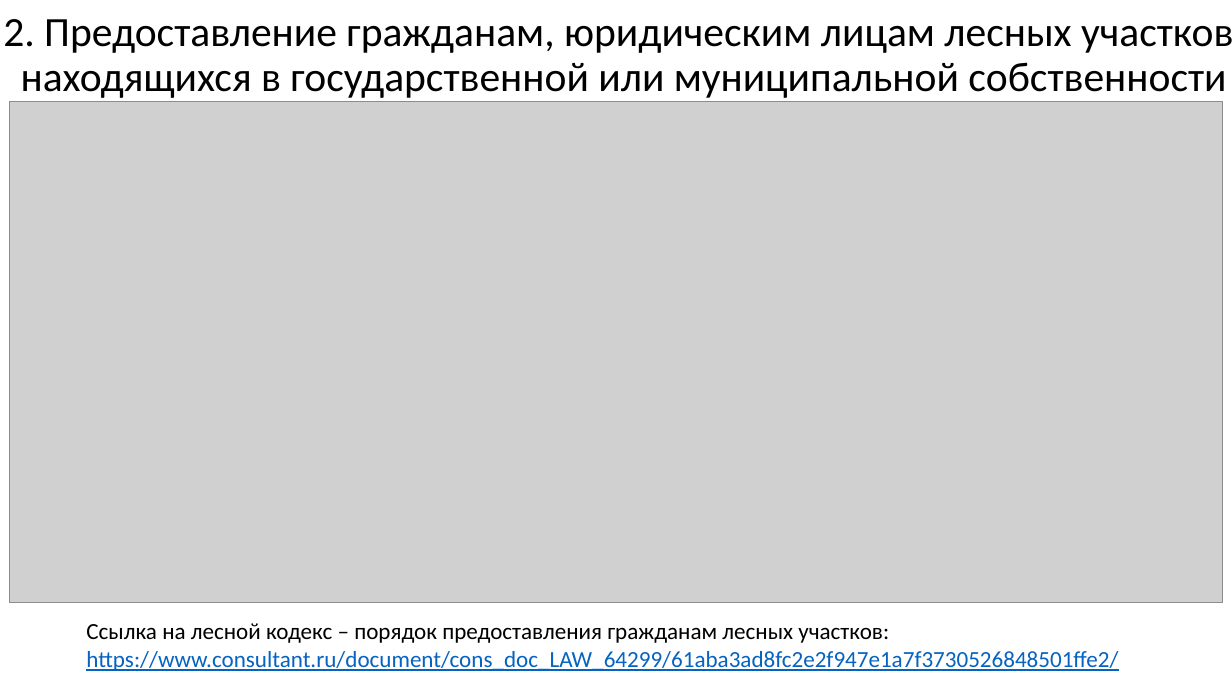
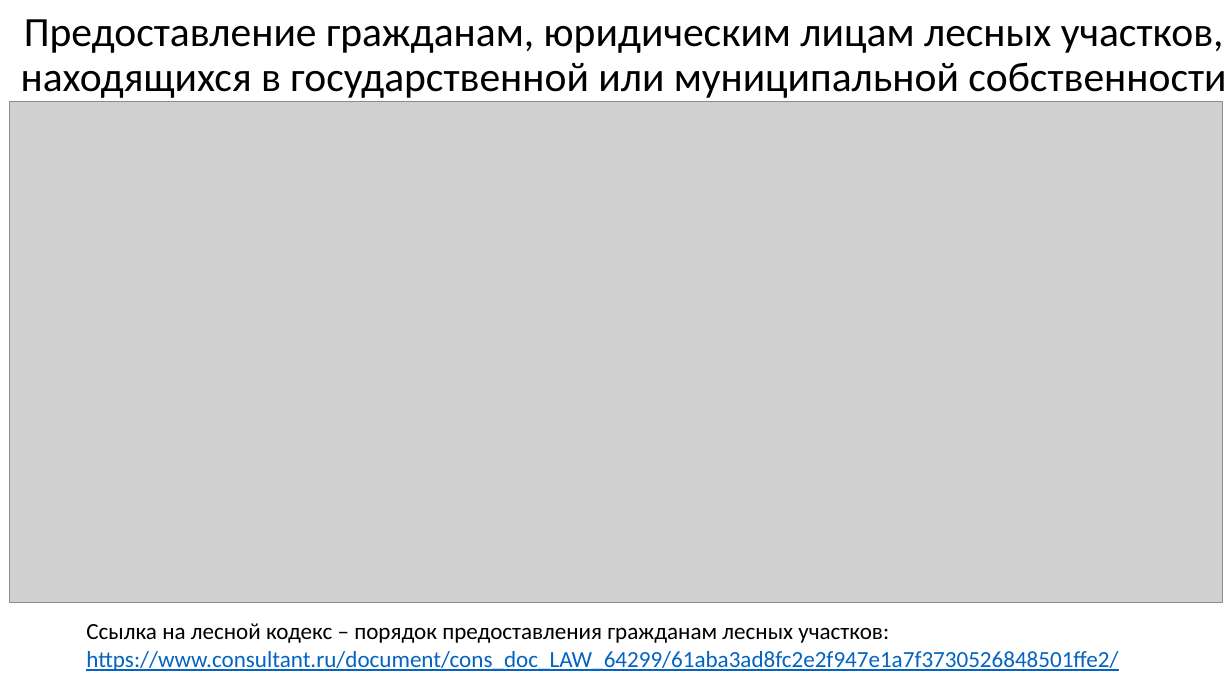
Before and after one commit to mcdodik20008/docs, a slide deck: slide 5 of база-знаний/Презентация.pptx (slide 6 before the commit). Drawn at 1232x693 pixels with LibreOffice and Linux fonts; fonts in the diff are those of the drawing; grey boxes stand for pictures. Boxes give left, top, right and bottom in pixels: in the first picture for what was removed or moved away, otherwise in the second. Text is boxed around its words. In the diff, an @@ line names an element or a change of style, - is before the commit and + after.

```diff
--- a/база-знаний/Презентация.pptx
+++ b/база-знаний/Презентация.pptx
@@ title at <box>21,19,1226,98</box>: text changed @@
-2. Предоставление гражданам, юридическим лицам лесных участков, находящихся в государственной или муниципальной собственности
+Предоставление гражданам, юридическим лицам лесных участков, находящихся в государственной или муниципальной собственности
```
Also in this commit, not shown: 5 other slides changed, 1 slide removed, 2 other files.
